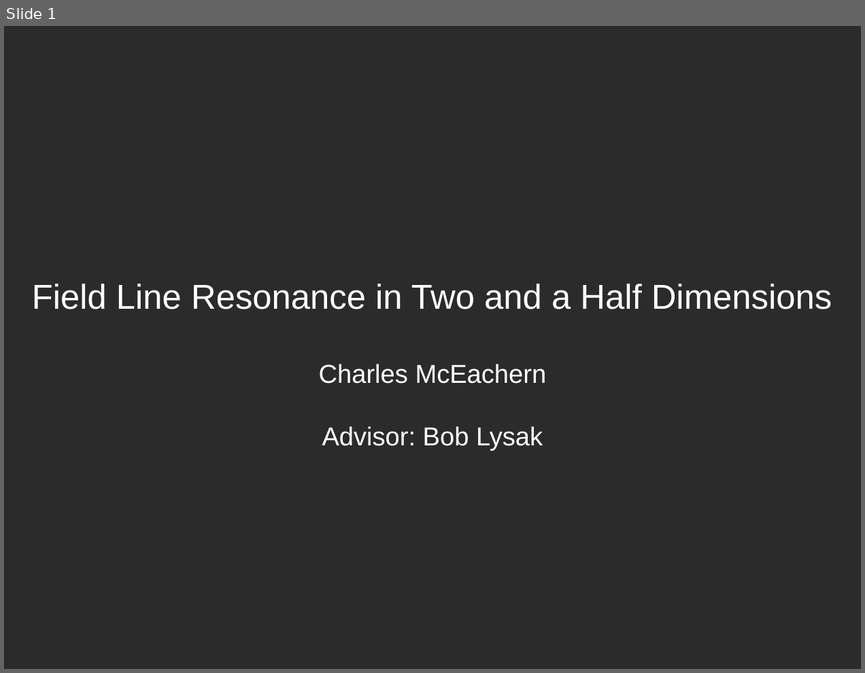
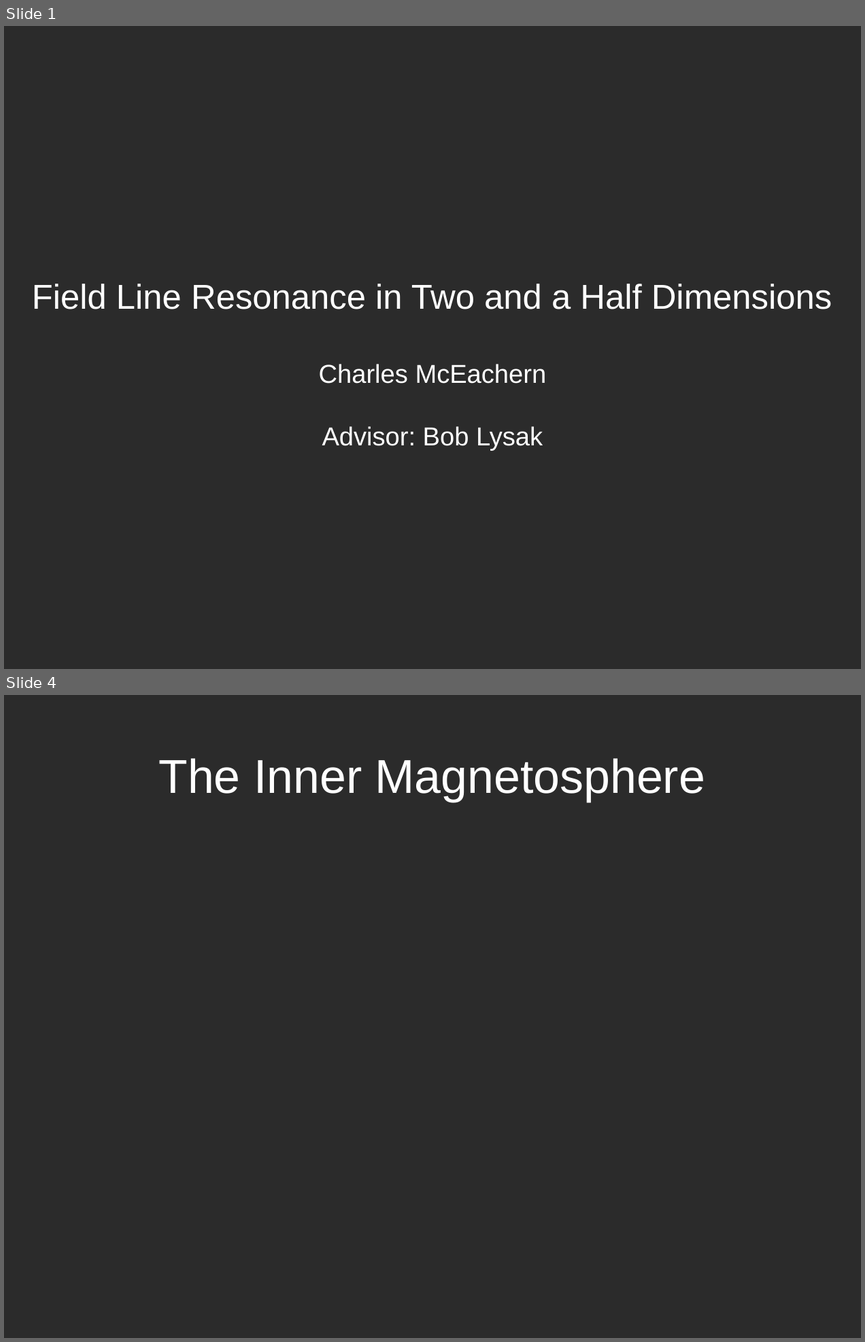
Before and after one commit to charles-uno/dissertation, a slide deck: talk/space_seminar_20160419.odp. Shown one above the other, each under a label of ours: slide 1 before the commit, slides 1 and 4 after it; the slides between them are not shown. The pictures are 865x673 and 865x1342 pixels, drawn with LibreOffice and Linux fonts; fonts in the diff are those of the drawing; background and template pictures are left out; a plain dark background stands for a picture behind light text. Boxes give left, top, right and bottom in pixels: in the first picture for what was removed or moved away, otherwise in the second. Text is boxed around its words. In the diff, an @@ line names an element or a change of style, - is before the commit and + after.

```diff
--- a/talk/space_seminar_20160419.odp
+++ b/talk/space_seminar_20160419.odp
@@ slide 4 added at (4, 695, 861, 1338), background picture (left out) @@
@@ title added at (159, 758, 705, 802), 44 pt, text #FFFFFF @@
+The Inner Magnetosphere
```
Also in this commit, not shown: 35 other slides added, 1 slide removed.
